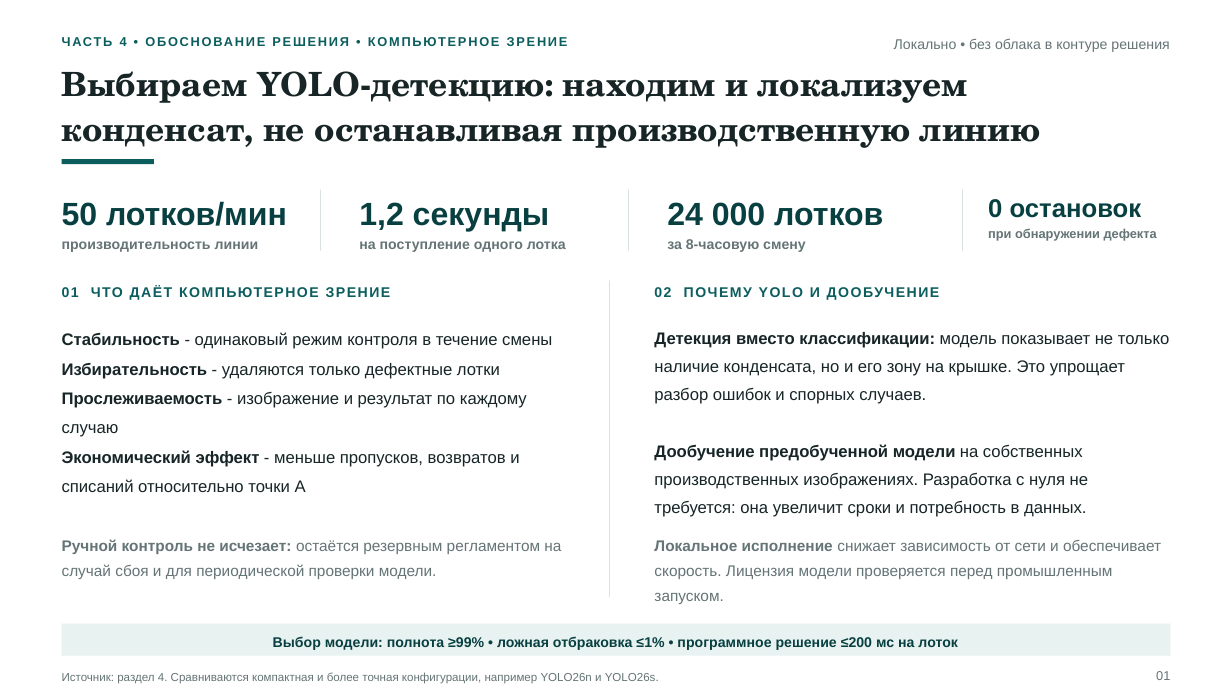
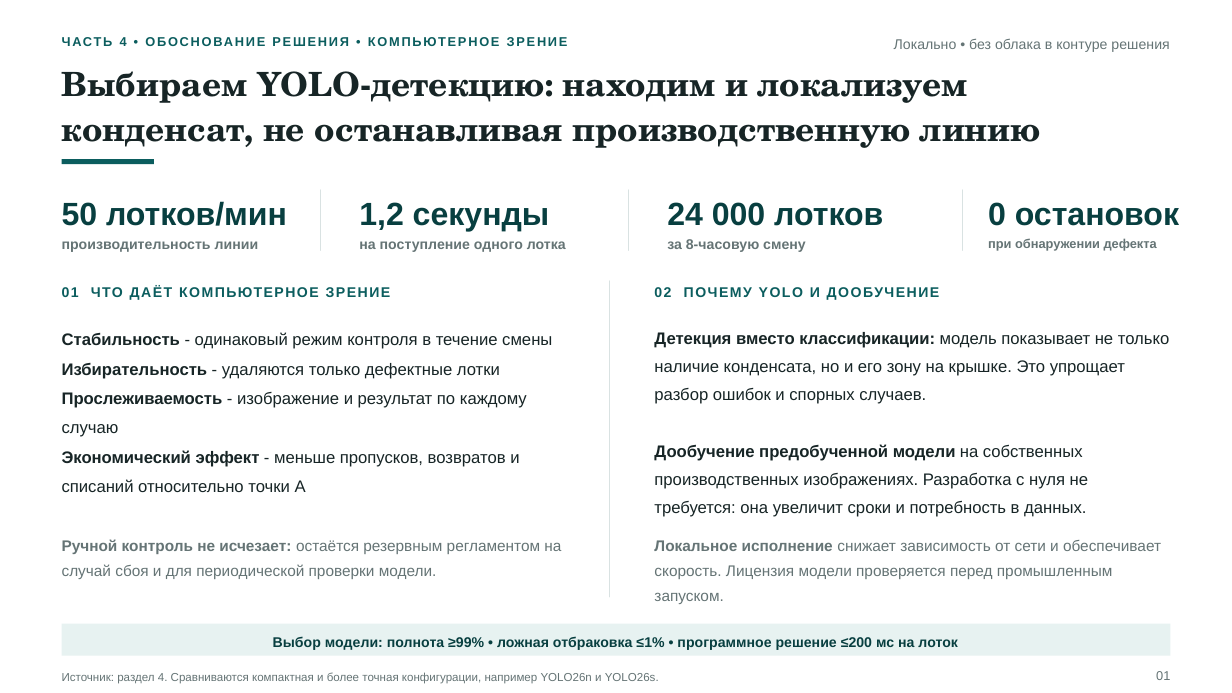
Before and after one commit to TatsianaPoto/head_of_IA, a slide deck: slide 12 of 8_Full_Presentation.pptx (slide 10 before the commit). Drawn at 1232x693 pixels with LibreOffice and Linux fonts; fonts in the diff are those of the drawing. Boxes give left, top, right and bottom in pixels: in the first picture for what was removed or moved away, otherwise in the second. Text is boxed around its words. In the diff, an @@ line names an element or a change of style, - is before the commit and + after.

```diff
--- a/8_Full_Presentation.pptx
+++ b/8_Full_Presentation.pptx
@@ text at [988, 202, 1179, 226]: size 20 to 25 pt in "0 остановок" @@
```
Also in this commit, not shown: 2 other slides changed, 2 slides added.
